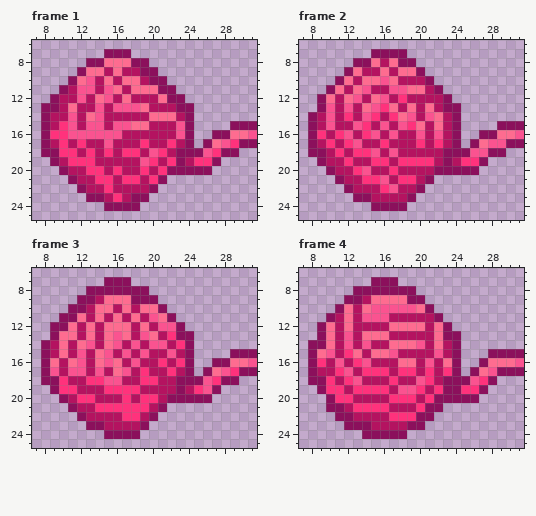
Two versions of one pixel-art file, Assets/Assety/PLAYER_wloczka/klebek/odwijanie_zawijanie/wloczka8_spin_anim.aseprite. The picture above is the old version.
32x32 pixels, 8 frames. Shown: frame 1: x 7..31, y 6..25; frame 2: x 7..31, y 6..25; frame 3: x 7..31, y 6..25; frame 4: x 7..31, y 6..25. The commit also changed other frames, which this record leaves out.
Now the later version:
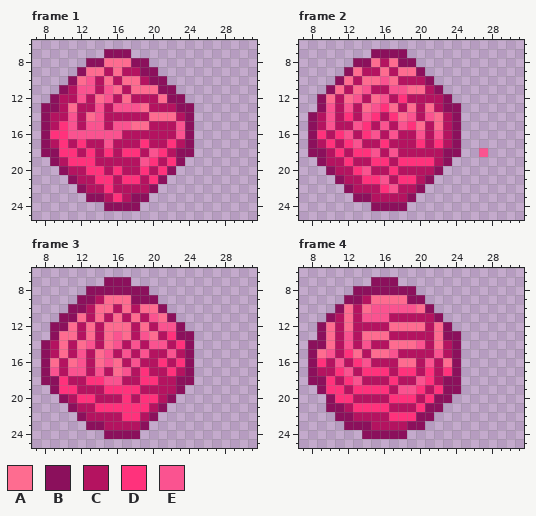
Palette (. is transparent): A #fe6c90  B #8b105c  C #b41360  D #ff327c  E #fa5390
The edit:
layer "ogonek" now hidden
--- frame 1
@@ x 21..31 @@
 14 AACB.......
-15 CCEB....BBB
-16 CCEB..BBAAE
-17 CDCB.BAEDBB
-18 DCBBBEDBB..
-19 CDBCDDB....
-20 DBBBBB.....
+15 CCEB.......
+16 CCEB.......
+17 CDCB.......
+18 DCBB.......
+19 CDB........
+20 DB.........
 21 B..........
--- frame 2
@@ x 21..31 @@
 14 EACB.......
-15 CACB....BBB
-16 CECB..BBAAE
-17 CDCB.BAEEBB
-18 CCBBBEEBB..
-19 DCBCDDB....
-20 CBBBBB.....
+15 CACB.......
+16 CECB.......
+17 CDCB.......
+18 CCBB..E....
+19 DCB........
+20 CB.........
 21 B..........
--- frame 3
@@ x 21..31 @@
 14 ECDB.......
-15 CECB....BBB
-16 DCDB..BBAAE
-17 CDCB.BAEDBB
-18 CCBBBEDBB..
-19 CCBCDEB....
-20 CBBBBB.....
+15 CECB.......
+16 DCDB.......
+17 CDCB.......
+18 CCBB.......
+19 CCB........
+20 CB.........
 21 B..........
--- frame 4
@@ x 22..31 @@
 14 ACB.......
-15 ECB...BBBB
-16 CAB..BAAAE
-17 CDB.BAEBBB
-18 CBBBEDB...
-19 DBBDDB....
-20 BBBBB.....
+15 ECB.......
+16 CAB.......
+17 CDB.......
+18 CBB.......
+19 DBB.......
+20 BB........
 21 B.........
